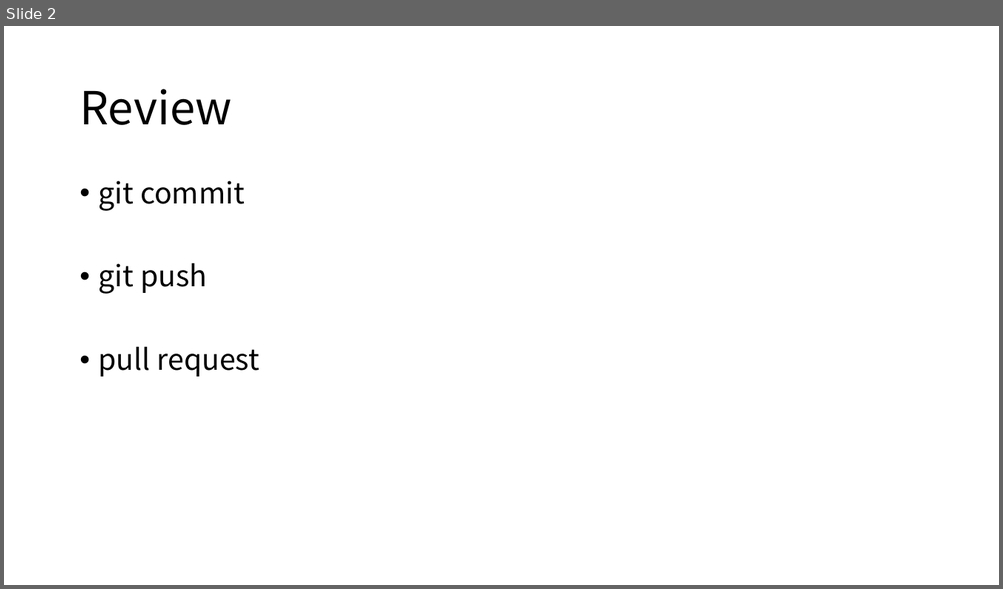
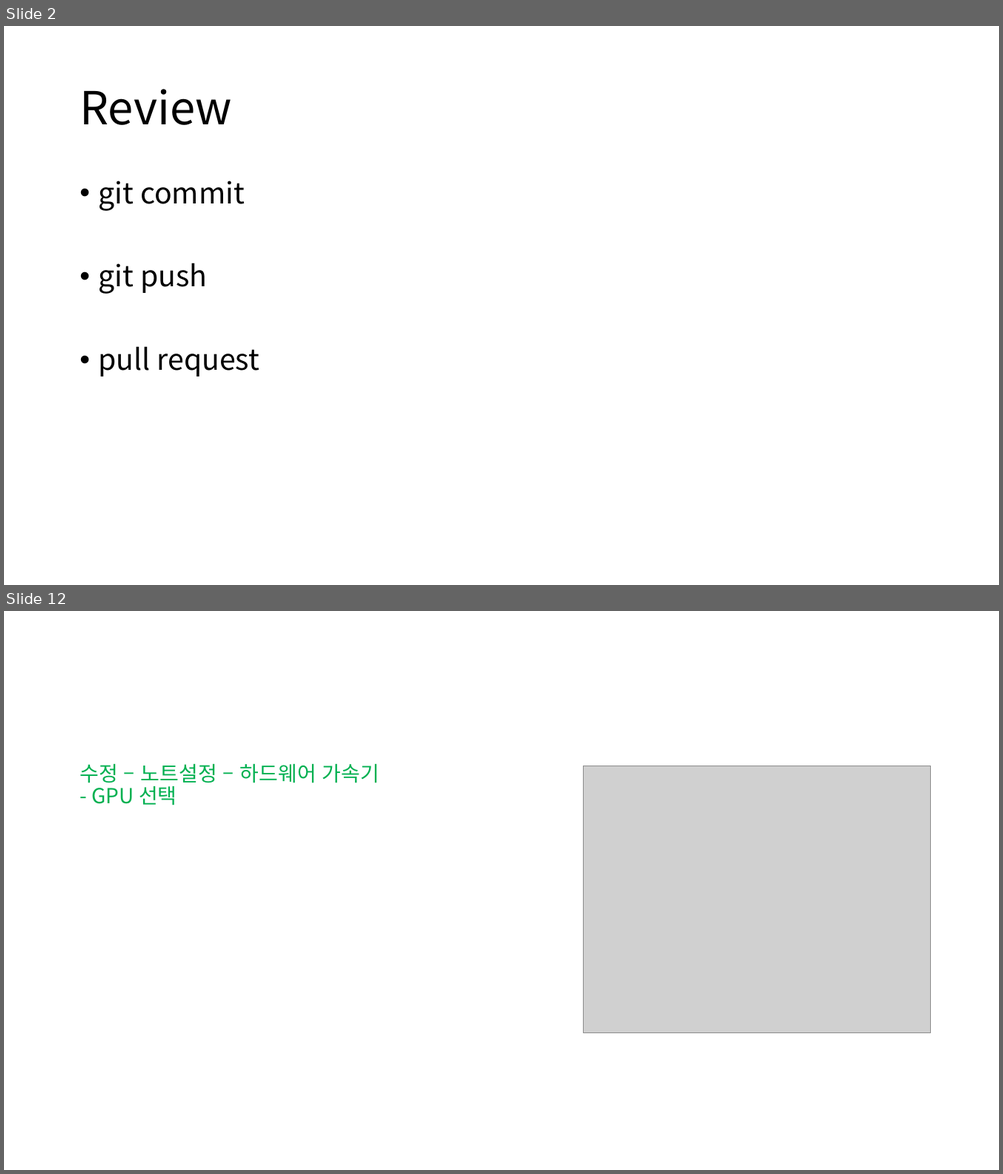
Before and after one commit to tjdghks994/ai-security, a slide deck: 4th week/4th.pptx. Shown one above the other, each under a label of ours: slide 2 before the commit, slides 2 and 12 after it; the slides between them are not shown. The pictures are 1003x589 and 1003x1174 pixels, drawn with LibreOffice and Linux fonts; fonts in the diff are those of the drawing; grey boxes stand for pictures. Boxes give left, top, right and bottom in pixels: in the first picture for what was removed or moved away, otherwise in the second. Text is boxed around its words. In the diff, an @@ line names an element or a change of style, - is before the commit and + after.

```diff
--- a/4th week/4th.pptx
+++ b/4th week/4th.pptx
@@ slide 12 added at bbox=[4, 611, 999, 1170], background #FFFFFF @@
@@ text added at bbox=[79, 763, 379, 806], 20 pt, text #00B050 @@
+수정 – 노트설정 – 하드웨어 가속기
+- GPU 선택
@@ picture added at bbox=[583, 766, 930, 1033] @@
```
Also in this commit, not shown: 4 slides changed, 11 other slides added, 1 other file.
